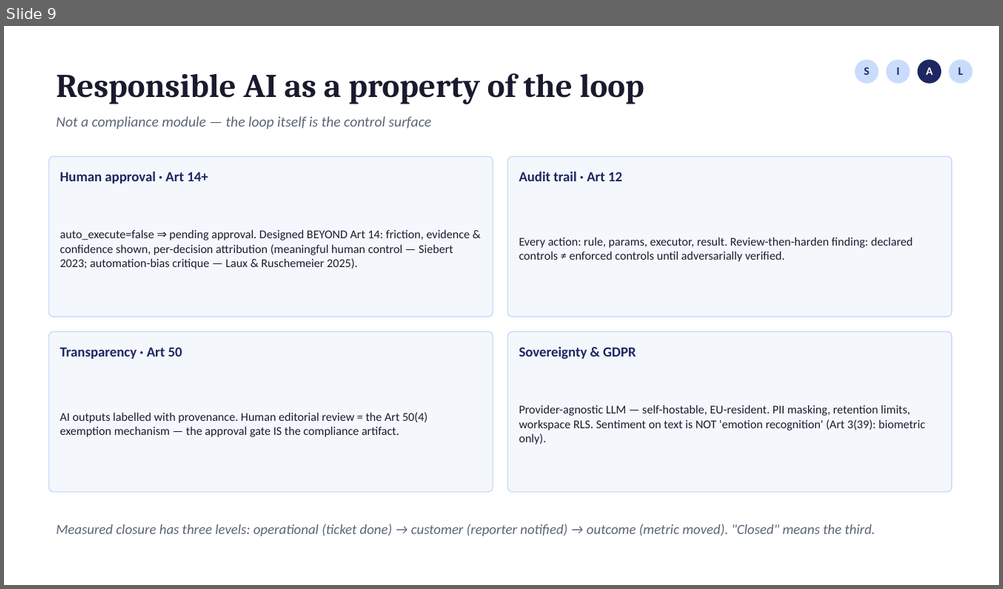
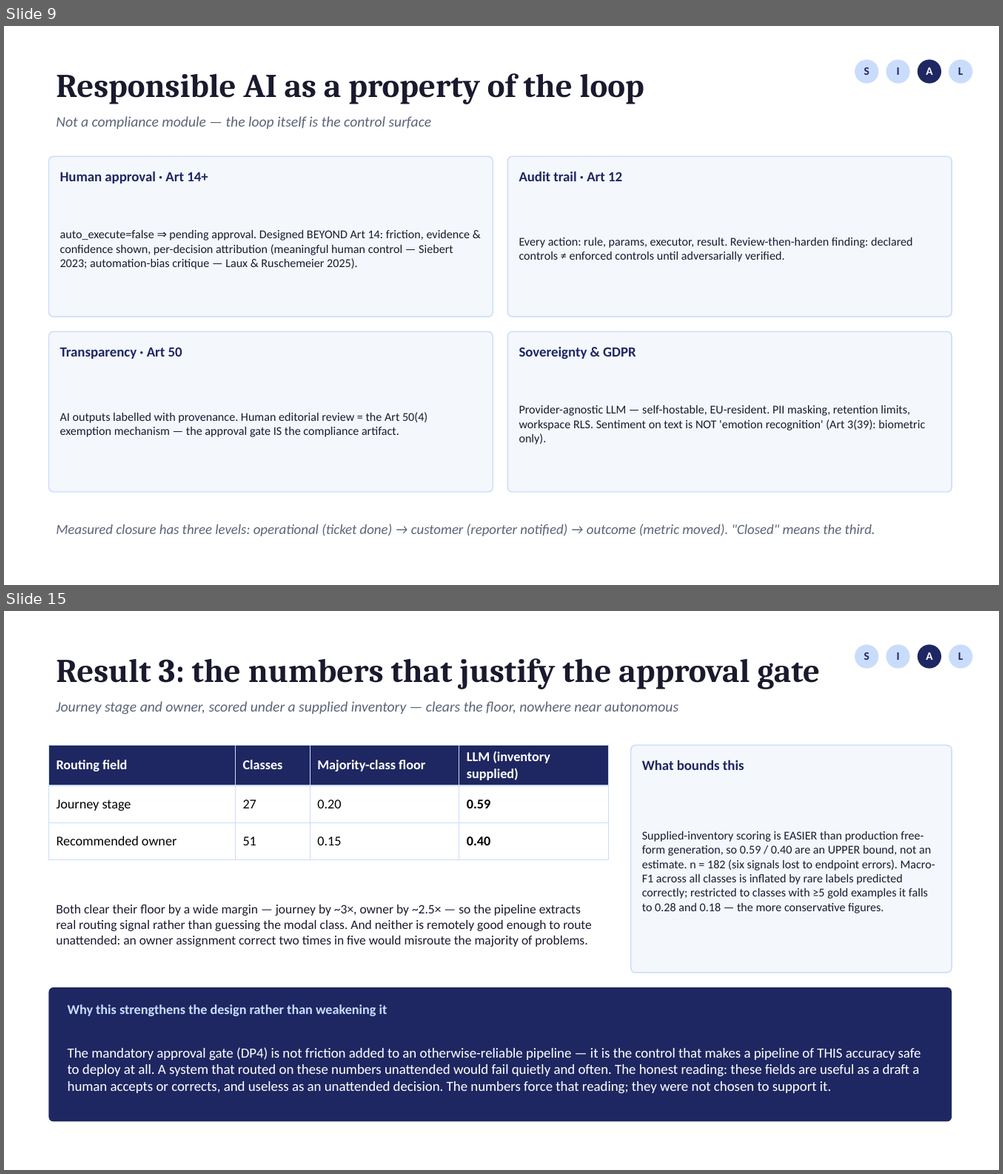
Before and after one commit to fogu13/CLARA, a slide deck: thesis/defense/defense_deck.pptx. Shown one above the other, each under a label of ours: slide 9 before the commit, slides 9 and 15 after it; the slides between them are not shown. The pictures are 1003x589 and 1003x1174 pixels, drawn with LibreOffice and Linux fonts; fonts in the diff are those of the drawing. Boxes give left, top, right and bottom in pixels: in the first picture for what was removed or moved away, otherwise in the second. Text is boxed around its words. In the diff, an @@ line names an element or a change of style, - is before the commit and + after.

```diff
--- a/thesis/defense/defense_deck.pptx
+++ b/thesis/defense/defense_deck.pptx
@@ slide 15 added at (4,611,999,1170), background #FFFFFF @@
@@ ellipse added at (854,644,879,669), fill #CADCFC @@
@@ text added at (864,652,869,660), 11 pt, text #1E2761, bold @@
+S
@@ ellipse added at (886,644,910,669), fill #CADCFC @@
@@ text added at (896,652,899,660), 11 pt, text #1E2761, bold @@
+I
@@ ellipse added at (917,644,941,669), fill #1E2761 @@
@@ text added at (925,652,932,660), 11 pt, text #FFFFFF, bold @@
+A
@@ ellipse added at (948,644,973,669), fill #CADCFC @@
@@ text added at (958,652,962,660), 11 pt, text #1E2761, bold @@
+L
@@ text added at (56,658,819,689), 32 pt, text #1A1A2E, bold @@
+Result 3: the numbers that justify the approval gate
@@ text added at (56,701,678,715), 14 pt, text #5A6478, italic @@
+Journey stage and owner, scored under a supplied inventory — clears the floor, nowhere near autonomous
@@ table added at (48,745,609,849), 3 rows, 4 columns @@
+Routing field | Classes | Majority-class floor | LLM (inventory supplied)
+Journey stage | 27 | 0.20 | 0.59
+Recommended owner | 51 | 0.15 | 0.40
@@ rounded rectangle added at (631,745,951,973), fill #F4F7FC, outline #CADCFC 1 pt @@
@@ text added at (642,760,744,770), 13.5 pt, text #1E2761, bold @@
+What bounds this
@@ text added at (642,831,935,914), 11.5 pt, text #1A1A2E @@
+Supplied-inventory scoring is EASIER than production free-form generation, so 0.59 / 0.40 are an UPPER bound, not an estimate. n = 182 (six signals lost to endpoint errors). Macro-F1 across all classes is inflated by rare labels predicted correctly; restricted to classes with ≥5 gold examples it falls to 0.28 and 0.18 — the more conservative figures.
@@ text added at (56,905,592,947), 12.5 pt, text #1A1A2E @@
+Both clear their floor by a wide margin — journey by ~3×, owner by ~2.5× — so the pipeline extracts real routing signal rather than guessing the modal class. And neither is remotely good enough to route unattended: an owner assignment correct two times in five would misroute the majority of problems.
@@ rounded rectangle added at (48,988,951,1122), fill #1E2761 @@
@@ text added at (68,1005,387,1017), 13 pt, text #CADCFC, bold @@
+Why this strengthens the design rather than weakening it
@@ text added at (68,1048,921,1094), 13.5 pt, text #FFFFFF @@
+The mandatory approval gate (DP4) is not friction added to an otherwise-reliable pipeline — it is the control that makes a pipeline of THIS accuracy safe to deploy at all. A system that routed on these numbers unattended would fail quietly and often. The honest reading: these fields are useful as a draft a human accepts or corrects, and useless as an unattended decision. The numbers force that reading; they were not chosen to support it.
```
Also in this commit, not shown: 11 slides changed, 1 other slide added, 1 other file.
